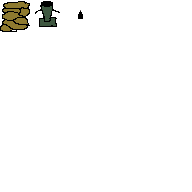
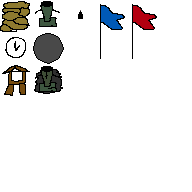
Two versions of the same layered image (192px x 192px). Layer-by-layer changes:
painted on "Paint Layer 1" (1st of 2) over [2, 4, 125, 96]
added layer "Paint Layer 1" (2nd of 2) above "Background" over [2, 4, 157, 96]
